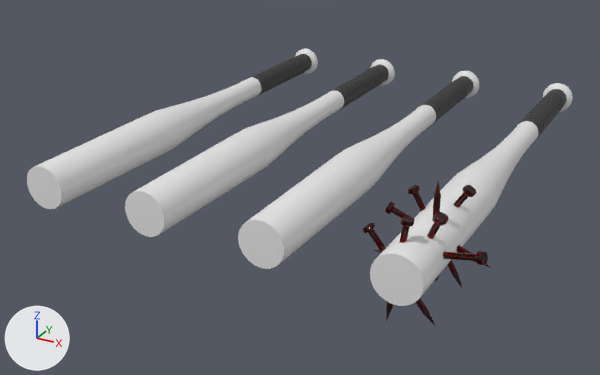
The Blender file BO Opracht 3/Assets/Models/uploads_files_3053510_Baseball+bats.blend: old version first, new version second.
Before and after are seen from a 50 mm lens placed at (3.67, -6.5, 2.84), pointed at (0.31, -0.39, -0.22). Every picture has the same lights, and +X, +Y and +Z are marked at lower left.

Objects in the first picture: 'Classic Bat', 'Classic Bat With Nails', 'Gold Bat', 'Metal Bat'.
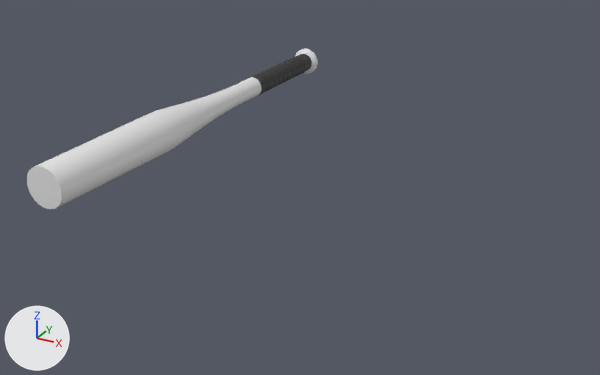
The newer file is also turned or shifted as a whole; pictures and numbers use the older file's frame.

What differs and where, as boxes [x1, y1, x2, y2] in the pictures (600 x 375 px):
'Classic Bat With Nails', deleted: before [362, 83, 573, 325]
    faces in mat_bat_classic (its picture is missing): [370, 83, 573, 306]
    faces in mat_nails: [362, 181, 491, 325]
    faces in mat_grip_classic (black #353535): [520, 89, 567, 139]
'Classic Bat', deleted: before [238, 70, 479, 269]
    faces in mat_bat_classic (its picture is missing): [238, 70, 479, 269]
    faces in mat_grip_classic (black #353535): [419, 76, 473, 125]
'Gold Bat', deleted: before [125, 59, 395, 237]
    faces in mat_bat_gold (its picture is missing): [125, 59, 395, 237]
    faces in mat_grip_classic (black #353535): [331, 64, 389, 109]

Patch to the scene script:
```diff
--- a/BO Opracht 3/Assets/Models/uploads_files_3053510_Baseball+bats.blend.py
+++ b/BO Opracht 3/Assets/Models/uploads_files_3053510_Baseball+bats.blend.py
@@ ob_classic_bat_with_nails @@
-ob_classic_bat_with_nails = bpy.data.objects.new('Classic Bat With Nails', me_cylinder_012)
-ob_classic_bat_with_nails.location = (1.999, 0.381, 0.245)
@@ ob_gold_bat @@
-ob_gold_bat = bpy.data.objects.new('Gold Bat', me_cylinder_019)
-ob_gold_bat.location = (0.0, 1.313, 0.196)
@@ ob_classic_bat @@
-ob_classic_bat = bpy.data.objects.new('Classic Bat', me_cylinder_026)
-ob_classic_bat.location = (1.0, 1.313, 0.196)
```
